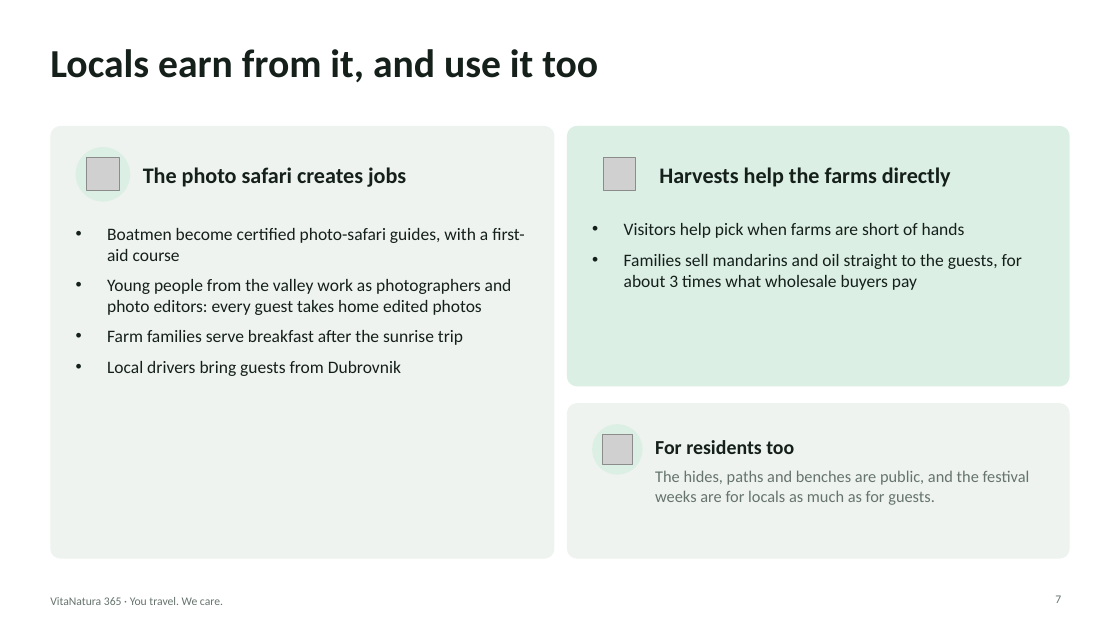
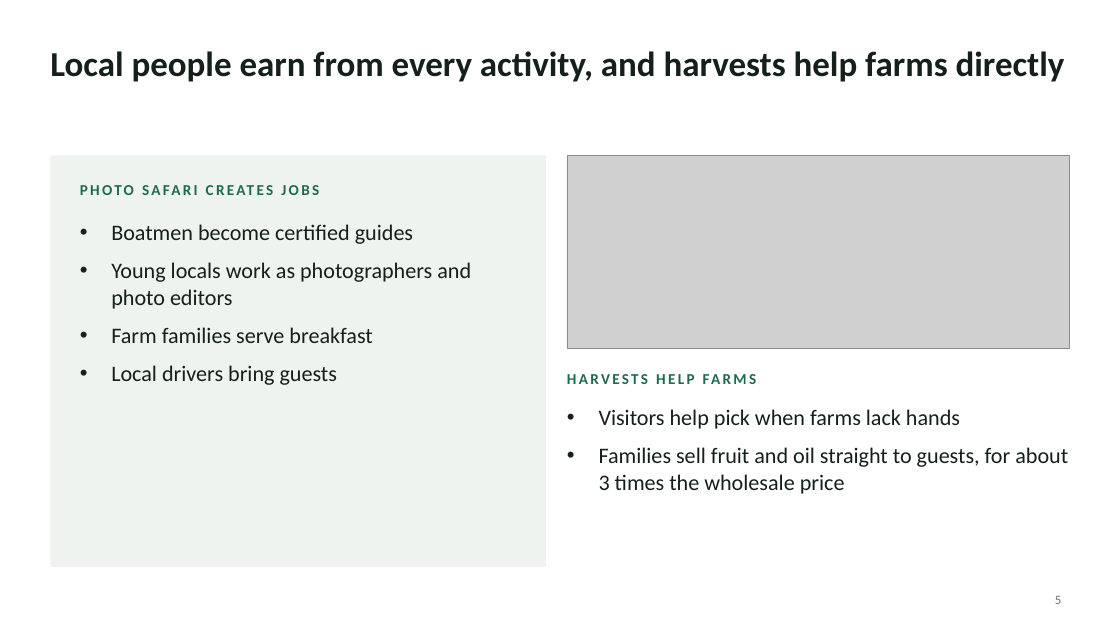
Before and after one commit to dk129213/VitaNatura, a slide deck: slide 5 of presentation/VitaNatura365-pitch.pptx (slide 7 before the commit). Drawn at 1120x630 pixels with LibreOffice and Linux fonts; fonts in the diff are those of the drawing; grey boxes stand for pictures. Boxes give left, top, right and bottom in pixels: in the first picture for what was removed or moved away, otherwise in the second. Text is boxed around its words. In the diff, an @@ line names an element or a change of style, - is before the commit and + after.

```diff
--- a/presentation/VitaNatura365-pitch.pptx
+++ b/presentation/VitaNatura365-pitch.pptx
@@ title at [50,51,1065,82]: text changed; size 34 to 30 pt @@
-Locals earn from it, and use it too
+Local people earn from every activity, and harvests help farms directly
@@ ellipse removed at [76,147,130,202] @@
@@ rounded rectangle removed at [567,126,1070,386] @@
@@ ellipse removed at [592,147,647,202] @@
@@ rectangle: place and size @@
-rectangle at [50,126,555,559]
+rectangle at [50,155,546,567]
@@ rectangle at [50,155,546,567]: rounded rectangle to rectangle @@
@@ picture removed at [87,158,119,191] @@
@@ text at [143,167,406,187]: text changed; size 19 to 13 pt; text colour #15201B to #1D6B4F @@
-The photo safari creates jobs
+PHOTO SAFARI CREATES JOBS
@@ picture added at [567,155,1070,349] @@
@@ picture removed at [603,158,636,191] @@
@@ text at [659,167,951,187]: text changed; size 19 to 13 pt; text colour #15201B to #1D6B4F @@
-Harvests help the farms directly
+HARVESTS HELP FARMS
@@ text at [111,224,471,385]: text changed; size 15 to 19 pt @@
-• Boatmen become certified photo-safari guides, with a first-aid course
-• Young people from the valley work as photographers and photo editors: every guest takes home edited photos
-• Farm families serve breakfast after the sunrise trip
-• Local drivers bring guests from Dubrovnik
+• Boatmen become certified guides
+• Young locals work as photographers and photo editors
+• Farm families serve breakfast
+• Local drivers bring guests
@@ rounded rectangle removed at [567,403,1070,559] @@
@@ text at [599,409,1068,494]: text changed; size 15 to 19 pt @@
-• Visitors help pick when farms are short of hands
-• Families sell mandarins and oil straight to the guests, for about 3 times what wholesale buyers pay
+• Visitors help pick when farms lack hands
+• Families sell fruit and oil straight to guests, for about 3 times the wholesale price
@@ ellipse removed at [592,424,643,475] @@
@@ picture removed at [602,434,633,465] @@
@@ text removed at [655,440,794,454] @@
-For residents too
@@ text removed at [655,470,1030,505] @@
-The hides, paths and benches are public, and the festival weeks are for locals as much as for guests.
@@ text removed at [50,597,223,605] @@
-VitaNatura 365 · You travel. We care.
@@ page number at [1055,596,1061,604]: text changed; size 10 to 11 pt @@
-7
+5
```
Also in this commit, not shown: 3 other slides changed, 4 slides added, 8 slides removed, 2 other files.
